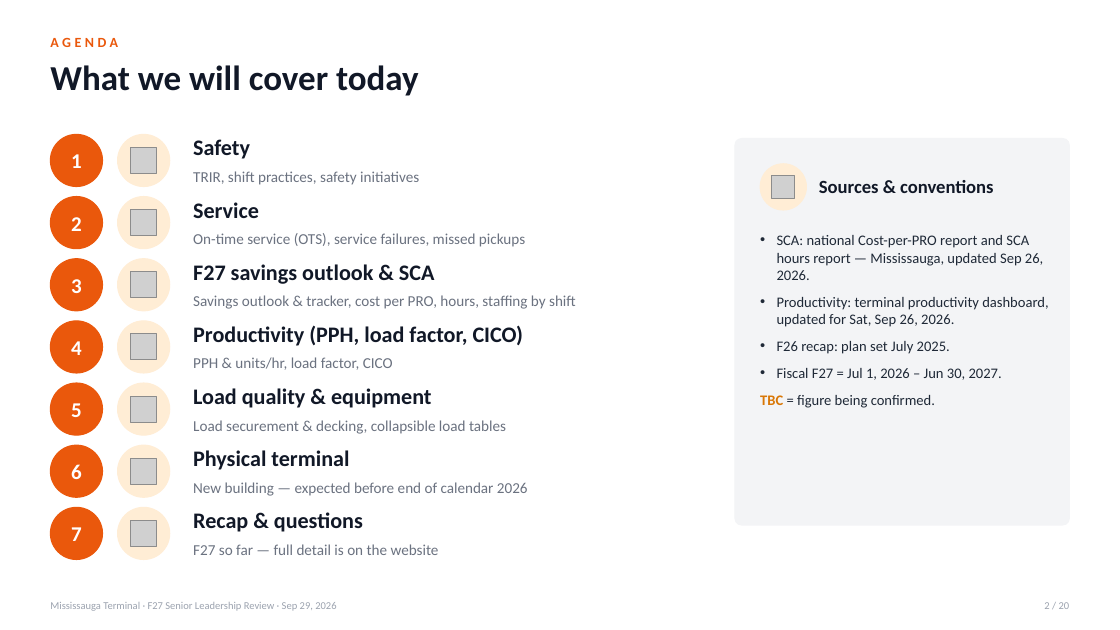
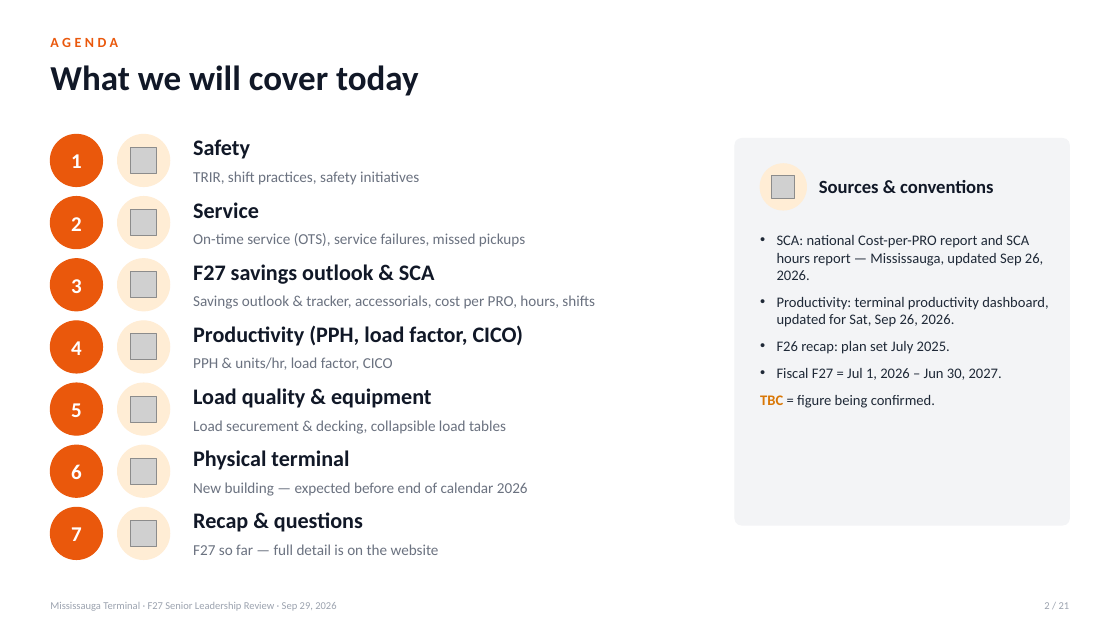
Before and after one commit to FuoriclasseX/mississauga-terminal-f26-cost-transformation-dashboard, a slide deck: slide 2 of presentation/Mississauga_F27_Leadership_Review_Sep29.pptx. Drawn at 1120x630 pixels with LibreOffice and Linux fonts; fonts in the diff are those of the drawing; grey boxes stand for pictures. Boxes give left, top, right and bottom in pixels: in the first picture for what was removed or moved away, otherwise in the second. Text is boxed around its words. In the diff, an @@ line names an element or a change of style, - is before the commit and + after.

```diff
--- a/presentation/Mississauga_F27_Leadership_Review_Sep29.pptx
+++ b/presentation/Mississauga_F27_Leadership_Review_Sep29.pptx
@@ text at bbox=[193, 295, 595, 309]: text changed @@
-Savings outlook & tracker, cost per PRO, hours, staffing by shift
+Savings outlook & tracker, accessorials, cost per PRO, hours, shifts
@@ text at bbox=[1044, 602, 1070, 609]: text changed @@
-2 / 20
+2 / 21
```
Also in this commit, not shown: 18 other slides changed, 1 slide added, 2 other files.
